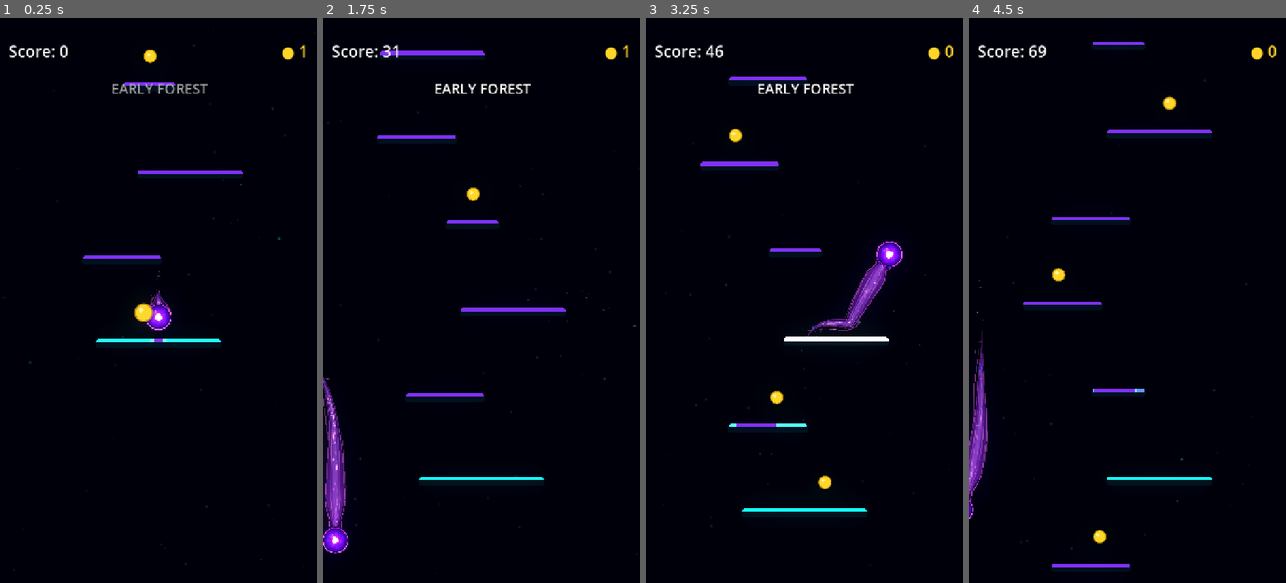
Above: before the commit, frames 1-4 (left to right).
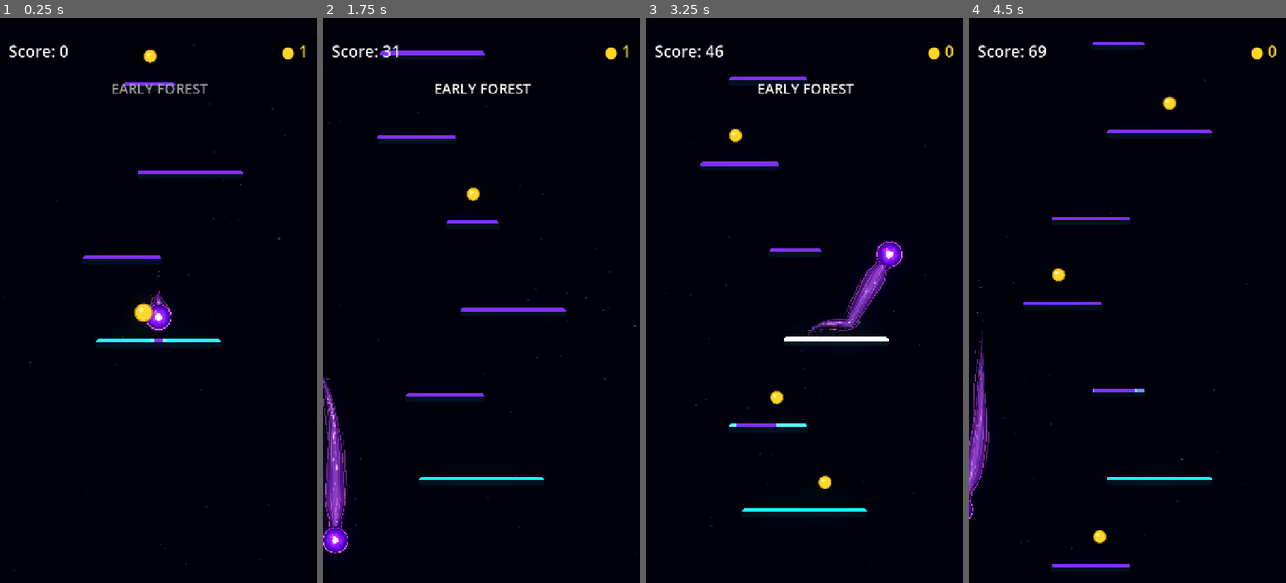
Above: after the commit, the same moments.

Repository: Kryodo/TowerJump
Game: Godot game, scene res://scenes/main.tscn
The game is run twice, just before and just after one commit, with the same random seed, the same clock (stepped at 60 frames per second) and the same inputs.
Inputs (mouse positions are in pixels of both pictures, inside the frame that each line leads up to):
- Up to frame 1 (0.25 s): no input
- Up to frame 2 (1.75 s): move the mouse to (551, 272) at 0.52 s; hold Right (ui_right) 0.53-1.25 s; click (551, 272) at 0.67 s; drag from (418, 328) to (471, 193) at 1.27 s
- Up to frame 3 (3.25 s): click "Nochmal spielen" at 2 s; move the mouse to (836, 176) at 2.77 s; hold Right (ui_right) from 2.78 s (still down)
- Up to frame 4 (4.5 s): release Right (ui_right) at 3.5 s; drag from (1111, 413) to (1057, 215) at 3.52 s; move the mouse to (1222, 385) at 4.27 s; hold Left (ui_left) from 4.28 s (still down)

The runs differ from the first frame. In frame 1, less than 0.1% of the frame differs, in the area x 54-55%, y 52-53%; in frame 2, less than 0.1%, in the area x 5-8%, y 73-84%; in frame 3, less than 0.1%; in frame 4, less than 0.1%.

Commit message:
Separate the upper wisp from the shared contour

Diff:
--- a/scripts/ball_trail.gd
+++ b/scripts/ball_trail.gd
@@ -355,20 +355,20 @@
 		var silhouette_half_width: float = _get_silhouette_half_width(
 			trail_progress, total_distance
 		)
-		# The strand first rides the contour edge, then eases away over its
-		# length. Most of the curve stays nearly parallel; only the final section
-		# gets a small outward tip bend, never a sharp elbow.
-		var branch_separation: float = 1.9 * smoothstep(
-			0.0, 1.0, local_progress
-		)
-		var tip_peel: float = 1.4 * smoothstep(
-			0.78, 1.0, local_progress
+		# Keep a readable air gap from the shared contour. The old 1.15 px
+		# clearance let the 3.4 px filament merge into the 1.8 px contour stroke.
+		# A steady offset makes this read as a contour-born streamer, not an arm.
+		var branch_separation: float = 1.6 * smoothstep(
+			0.12, 0.94, local_progress
+		)
+		var tip_peel: float = 1.0 * smoothstep(
+			0.80, 1.0, local_progress
 		)
 		var subtle_flow: float = sin(
 			_trail_time * 0.62 + trail_progress * 7.0 + 0.45
-		) * 0.22 * sin(PI * local_progress)
+		) * 0.18 * sin(PI * local_progress)
 		var lateral_offset: float = (
-			silhouette_half_width + 1.15
+			silhouette_half_width + 4.0
 			+ branch_separation + tip_peel + subtle_flow
 		)
 		var world_point: Vector2 = center + normal * lateral_offset
